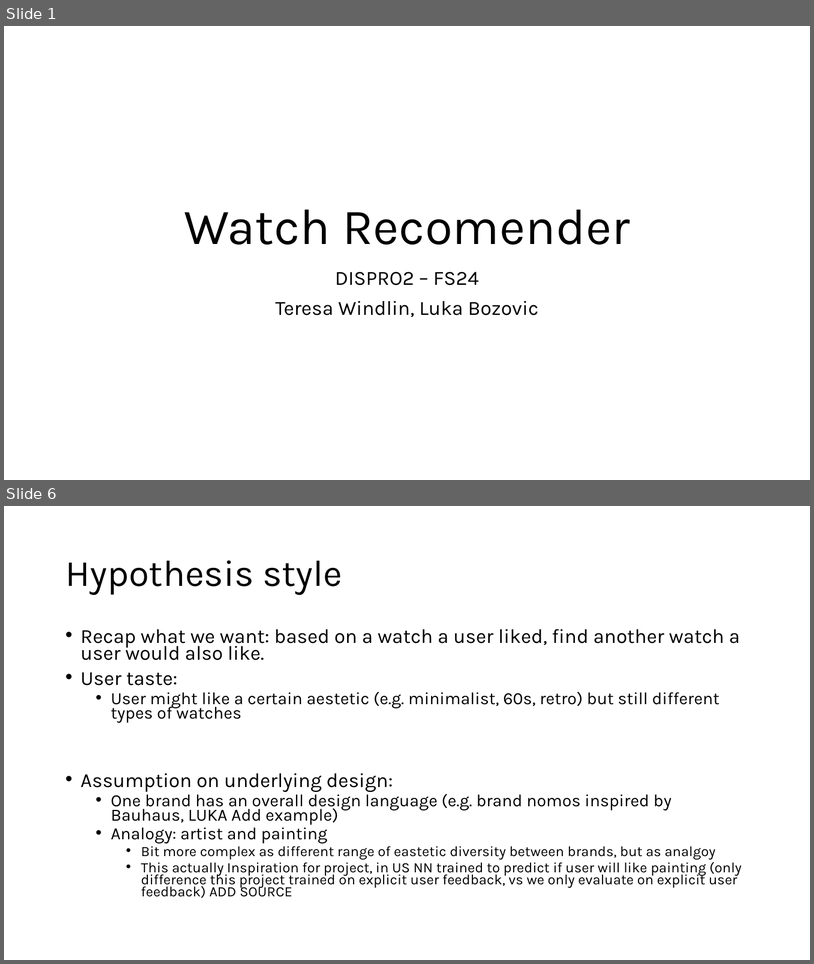
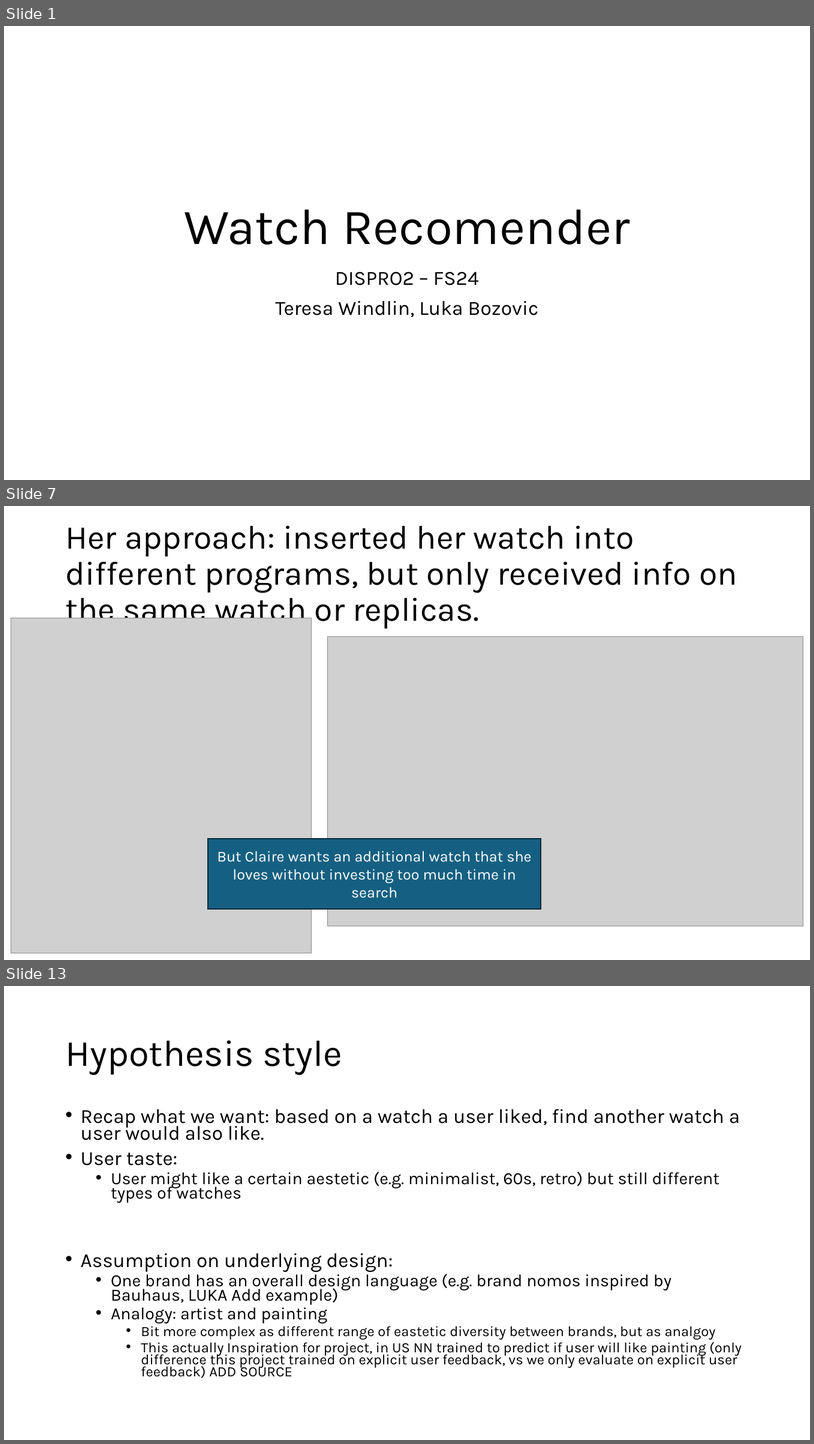
Before and after one commit to Luk-stud/Watch-recomender-DISPRO, a slide deck: Base_DISPRO Präsi.pptx. Shown one above the other, each under a label of ours: slides 1 and 6 before the commit, slides 1, 7 and 13 after it; the slides between them are not shown. The pictures are 814x964 and 814x1444 pixels, drawn with LibreOffice and Linux fonts; fonts in the diff are those of the drawing; grey boxes stand for pictures. Boxes give left, top, right and bottom in pixels: in the first picture for what was removed or moved away, otherwise in the second. Text is boxed around its words. In the diff, an @@ line names an element or a change of style, - is before the commit and + after.

```diff
--- a/Base_DISPRO Präsi.pptx
+++ b/Base_DISPRO Präsi.pptx
@@ slide 7 added at [4, 506, 810, 960], background #FFFFFF @@
@@ title added at [65, 526, 738, 628], 39.6 pt, text #000000 @@
+Her approach: inserted her watch into different programs, but only received info on the same watch or replicas.
@@ picture added at [11, 618, 311, 953] @@
@@ picture added at [327, 637, 804, 926] @@
@@ rectangle added at [208, 838, 541, 909], fill #156082, outline #092A39 1.5 pt, 18 pt, text #FFFFFF @@
+But Claire wants an additional watch that she loves without investing too much time in search
@@ what was slide 6 is now slide 13 @@
```
Also in this commit, not shown: 3 slides changed, 7 other slides added, 1 slide removed.
